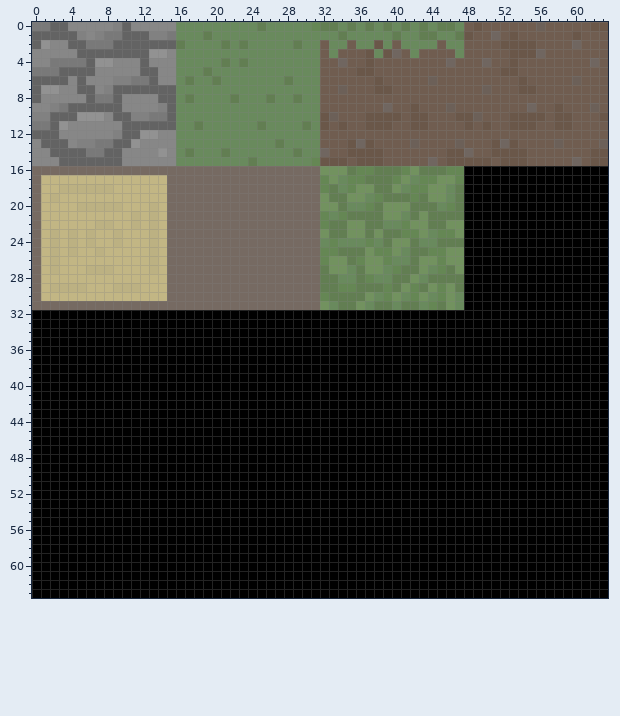
Pixel-art sprite, stored at resources/textures/blocks.png. The first picture shows the starting point.
The file is 64x64 pixels. Colours within 5 levels of each other are drawn and written as one.
Now the later version:
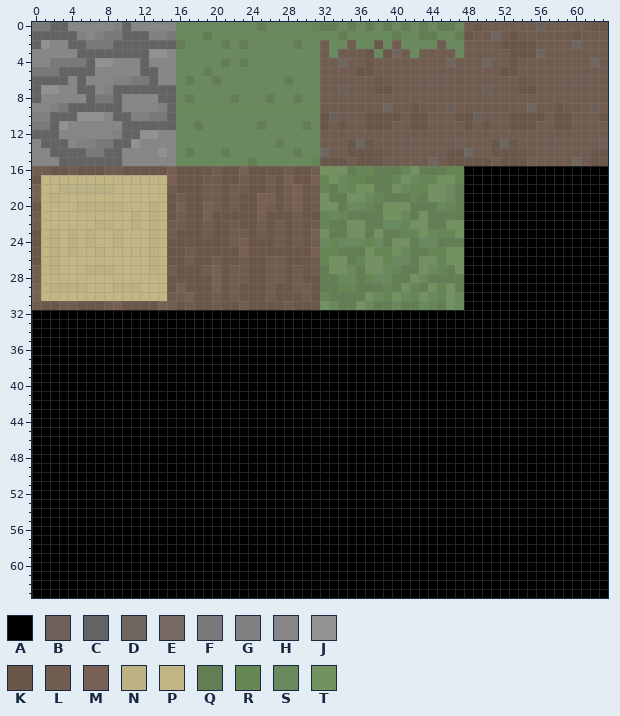
Palette (. is transparent): A #000000  B #6c6058  C #636363  D #706660  E #766a62  F #797979  G #818181  H #878787  J #929292  K #6a5749  L #705d50  M #786154  N #bcb182  P #c2b684  Q #627e52  R #658754  S #698a5d  T #72925f
Edits made:
Colour E gives way to colour K in row 16 at x 2 to 3, 5 to 7, 10 to 14, 16 to 19, 21 to 22, 24 to 27 and 29 to 30; in row 17 at x 0, 16 to 18, 21 to 22, 24 to 25, 27 and 29 to 30; in row 18 at x 16 to 18, 21, 24 to 25, 27 and 30; in row 19 at x 15, 17 to 18, 21, 23 to 24, 27 and 30; in row 20 at x 0, 15, 17 to 18, 21, 23 to 24, 27 and 30; in row 21 at x 15, 17 to 18, 20 to 24, 26 to 28 and 30 to 31.
Colour E gives way to colour K in row 22 at x 17 to 18, 20 to 21, 23 to 24, 26, 28 and 30; in row 23 at x 0, 16 to 18, 20 to 21, 24, 26, 28 and 30; in row 24 at x 0, 15 to 21, 24 to 26, 28 and 30; in row 25 at x 0, 15 to 16, 18 to 22 and 24 to 30; in row 26 at x 0, 15 to 16, 18 to 19, 21 to 22, 24 to 25 and 28 to 30; in row 27 at x 16 to 18, 21, 24 to 25, 28 and 30.
Colour E gives way to colour K in row 28 at x 15 to 19, 21, 24 to 25, 28 and 30 to 31; in row 29 at x 15, 17 to 19, 21, 23 to 25, 27 to 28 and 31; in row 30 at x 18 to 19, 21, 23 to 25, 27 to 29 and 31; in row 31 at x 1 to 2, 5 to 7, 10 to 13, 16, 18 to 19, 21 to 22, 24 to 27 and 29 to 31.
Colour E gives way to colour L in row 16 at x 0 to 1, 4, 8 to 9, 20, 28 and 31; in row 17 at x 19 to 20, 23 and 26; in row 18 at x 15, 19 to 20, 22 to 23, 26, 28 and 31; in row 19 at x 16, 19 to 20, 22, 28 and 31; in row 20 at x 20, 22, 26, 28 and 31; in row 21 at x 0, 16 and 29.
Colour E gives way to colour L in row 22 at x 0, 15 to 16, 19, 22, 25, 27, 29 and 31; in row 23 at x 15, 19, 22 to 23, 25, 27 and 29; in row 24 at x 22, 27, 29 and 31; in row 25 at x 17; in row 26 at x 17, 20, 23, 26 to 27 and 31; in row 27 at x 0, 15, 19, 22 to 23, 26 to 27, 29 and 31.
Colour E gives way to colour L in row 28 at x 0, 22 to 23, 26 to 27 and 29; in row 29 at x 22, 26 and 29 to 30; in row 30 at x 15 to 16, 20, 22, 26 and 30; in row 31 at x 0, 3 to 4, 8, 15, 17, 20, 23 and 28.
Colour E gives way to colour M in row 16 at x 15 and 23; in row 17 at x 15, 28 and 31; in row 18 at x 0 and 29; in row 19 at x 0, 25 to 26 and 29; in row 20 at x 16, 19, 25 and 29; in row 21 at x 19 and 25.
Colour E gives way to colour M in row 23 at x 31; in row 24 at x 23; in row 25 at x 23 and 31; in rows 27 to 28 at x 20; in row 29 at x 0, 16 and 20; in row 30 at x 0 and 17.
Colour E gives way to colour M in row 31 at x 9 and 14.
Pixel boxes of the changes (left, top, right, bottom) in both pictures:
changed: (32, 166, 320, 310)
